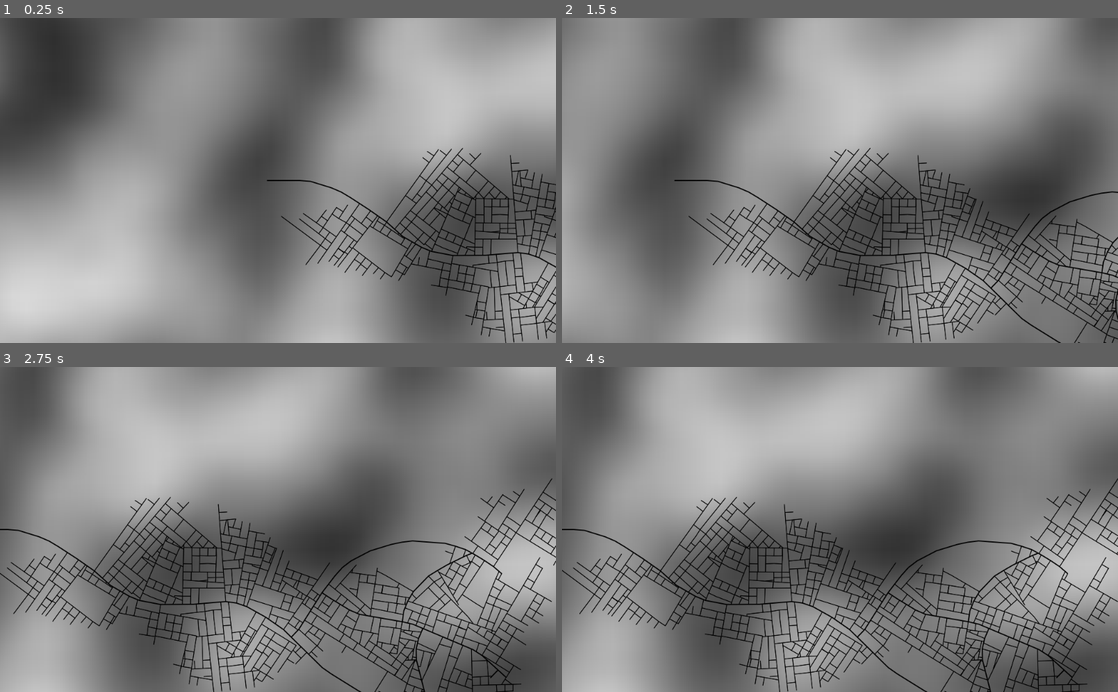
Above: before the commit, frames 1-4 (two rows, left to right).
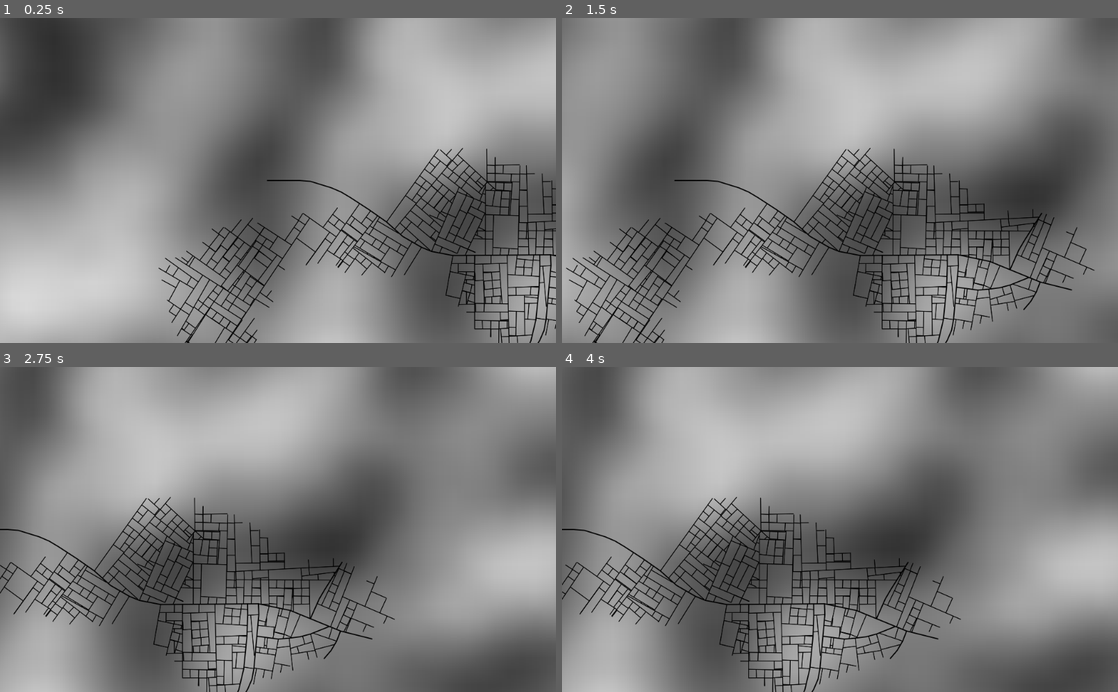
Above: after the commit, the same moments.

Repository: t-mw/citygen-godot
Game: Godot game, scene res://main.tscn
Two runs of this game, one before a commit and one after it. Both use one fixed random seed, a clock stepped at 60 frames per second and the inputs below.
Inputs (mouse positions are in pixels of both pictures, inside the frame that each line leads up to):
- Up to frame 1 (0.25 s): no input
- Up to frame 2 (1.5 s): tap Enter at 0.5 s; move the mouse to (962, 164) at 0.52 s; hold Right (ui_right) 0.53-1.25 s; click (962, 164) at 0.67 s; drag from (728, 196) to (812, 245) at 1.27 s
- Up to frame 3 (2.75 s): move the mouse to (333, 458) at 2.02 s; hold Right (ui_right) from 2.03 s (still down); click (333, 458) at 2.17 s
- Up to frame 4 (4 s): release Right (ui_right) at 2.75 s; drag from (812, 594) to (673, 480) at 2.77 s; move the mouse to (1006, 578) at 3.52 s; hold Left (ui_left) from 3.53 s (still down); click (1006, 578) at 3.67 s

The runs differ from the first frame. In frame 1, 5.5% of the frame differs, in the area x 28-100%, y 40-100%; in frame 2, 8.4%; in frame 3, 9.3%, in the area x 0-100%, y 34-100%; in frame 4, 9.3%.

Commit message:
Intersect shapes

Diff:
--- a/citygen.gd
+++ b/citygen.gd
@@ -1,7 +1,6 @@
 extends Node2D
 
 # TODO: remove r?
-# TODO: use quadtree?
 # TODO: cross product necessary in Segment.get_direction?
 # TODO: replace angle_between with godot function
 
@@ -29,6 +28,9 @@
 const Heatmap = preload("res://heatmap.gd")
 onready var population_heatmap: Heatmap = $"../PopulationHeatmap"
 
+onready var physics_space := get_world_2d().direct_space_state
+onready var physics_space_rid := get_world_2d().space
+
 var segments = []
 
 func _ready():
@@ -40,14 +42,26 @@
     noise.period = 10.0
     noise.persistence = 0.2
 
-    segments = generate()
+    segments = generate_segments()
 
 func _draw():
     for segment in segments:
         var width = HIGHWAY_SEGMENT_WIDTH if segment.metadata.highway else DEFAULT_SEGMENT_WIDTH
         draw_line(segment.r_start, segment.r_end, Color.black, width, true)
 
-func generate():
+func _process(delta):
+    var query_shape = RectangleShape2D.new()
+    var query = Physics2DShapeQueryParameters.new()
+    query.collide_with_bodies = false
+    query.collide_with_areas = true
+    query.set_shape(query_shape)
+    query.transform = Transform2D.IDENTITY.translated(get_global_mouse_position())
+
+    var results = physics_space.intersect_shape(query)
+    if len(results) > 0:
+        var segment = results[0].collider as Segment
+
+func generate_segments() -> Array:
     var segments := []
     var priority_q := []
 
@@ -79,6 +93,7 @@
         var accepted := local_constraints(min_segment, segments)
         if accepted:
             min_segment.setup_branch_links()
+            min_segment.attach_to_physics_space(physics_space_rid)
             segments.append(min_segment)
             for new_segment in global_goals_generate(min_segment):
                 new_segment.t = min_segment.t + 1 + new_segment.t
@@ -93,7 +108,22 @@
     var action = null
     var action_priority = 0
     var previous_intersection_distance_squared = null
-    var matches := segments # TODO: filter potential colliders with quadtree
+
+    # filter potential colliders with physics query
+    var query = Physics2DShapeQueryParameters.new()
+    query.collide_with_bodies = false
+    query.collide_with_areas = true
+    query.shape_rid = segment.create_physics_shape()
+
+    var matches = []
+    var query_results = physics_space.intersect_shape(query)
+    for result in query_results:
+        var other = result.collider as Segment
+        assert(other != null)
+        matches.append(other)
+
+    segment.destroy_physics_shape()
+
     for other in matches:
         if segment == other:
             continue
@@ -179,7 +209,6 @@
 
         return true
 
-
 class LocalConstraintsIntersectionRadiusAction:
     var other: Segment
     var intersection: Vector2
@@ -200,7 +229,7 @@
 func global_goals_generate(previous_segment: Segment) -> Array:
     var new_branches = []
     if !previous_segment.metadata.severed:
-        var template = GlobalGoalsTemplate.new(previous_segment)
+        var template := GlobalGoalsTemplate.new(previous_segment)
 
         var continue_straight = template.segment_continue(previous_segment.direction)
         var straight_pop = sample_population(continue_straight.r_start, continue_straight.r_end)
@@ -255,7 +284,11 @@
         var t := NORMAL_BRANCH_TIME_DELAY_FROM_HIGHWAY if self.previous_segment.metadata.highway else 0
         return self.segment(direction, DEFAULT_SEGMENT_LENGTH, t, SegmentMetadata.new())
 
-class Segment:
+class Segment extends Object:
+    var physics_area: RID
+    var physics_shape: RID
+    var physics_space: RID
+
     var start: Vector2
     var end: Vector2
 
@@ -283,12 +316,14 @@
 
     func set_r_start(v: Vector2):
         r_start = v
-        # TODO: obj.collider.updateCollisionProperties({start: @start})
+        if self.physics_shape.get_id() != 0:
+            Physics2DServer.shape_set_data(self.physics_shape, Rect2(v, self.r_end))
         self.r_revision += 1
 
     func set_r_end(v: Vector2):
         r_end = v
-        # TODO: obj.collider.updateCollisionProperties({end: @end})
+        if self.physics_shape.get_id() != 0:
+            Physics2DServer.shape_set_data(self.physics_shape, Rect2(self.r_start, v))
         self.r_revision += 1
 
     func get_direction() -> float:
@@ -311,6 +346,36 @@
         self.metadata = _metadata
         self.r_start = _start
         self.r_end = _end
+
+    func _notification(n):
+        if n == NOTIFICATION_PREDELETE:
+            self.detach_from_physics_space()
+
+    func create_physics_shape() -> RID:
+        if self.physics_shape.get_id() == 0:
+            self.physics_shape = Physics2DServer.segment_shape_create()
+            Physics2DServer.shape_set_data(self.physics_shape, Rect2(self.r_start, self.r_end))
+        return self.physics_shape
+
+    func destroy_physics_shape():
+        if self.physics_shape.get_id() != 0:
+            Physics2DServer.free_rid(self.physics_shape)
+            self.physics_shape = RID()
+
+    func attach_to_physics_space(physics_space_rid: RID):
+        assert(physics_space_rid.get_id() != 0)
+        self.physics_area = Physics2DServer.area_create()
+        Physics2DServer.area_attach_object_instance_id(self.physics_area, get_instance_id())
+        Physics2DServer.area_set_monitorable(self.physics_area, false)
+        Physics2DServer.area_add_shape(self.physics_area, self.create_physics_shape())
+        Physics2DServer.area_set_space(self.physics_area, physics_space_rid)
+        self.physics_space = physics_space_rid
+
+    func detach_from_physics_space():
+        if self.physics_area.get_id() != 0:
+            Physics2DServer.free_rid(self.physics_area)
+            self.physics_area = RID()
+        self.destroy_physics_shape()
 
     static func new_using_direction(_start: Vector2, _direction: float, _length: float, _t: int, _metadata: SegmentMetadata) -> Segment:
         var new_end := Vector2(_start.x + _length * sin(deg2rad(_direction)), _start.y + _length * cos(deg2rad(_direction)))
@@ -372,6 +437,8 @@
         segment.links_f.append(first_split)
         segment.links_f.append(second_split)
 
+        split_part.attach_to_physics_space(self.physics_space)
+
     func links_for_end_containing(segment: Segment):
         if self.links_b.has(segment):
             return self.links_b
